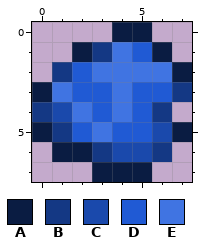
File history of a pixel-art sprite, Items/TileItems/GelatineOreItem.png. Above, as it was before the edit.
The file is 16x16 pixels, drawn in blocks of 2x2; one block is one cell here.
Palette (. is transparent): A #0a1c42  B #143884  C #1a49ac  D #205ad4  E #4074e2
Pixels before, first column x 0:
0 ....AA..
1 ..ABEDA.
2 .BDEEEEA
3 AEDDEDDB
4 BCEDEDB.
5 ABDEDDCA
6 .AABCCB.
7 ...AAA..
The result:
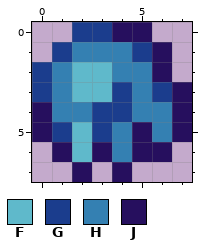
Colours new in this view: F #5fb9cb  G #1b3d8d  H #3480b2  J #260f5e
Diff:
Changed rows in their new state; - is an unchanged pixel.
first column x 0:
0 --GGJJ--
1 -GHHHGJ-
2 GHFFHHJ.
3 GHFFGHGJ
4 JHHGGHHJ
5 JGFGHJHJ
6 -JFJHJJ-
7 --J.J.--
Pixel boxes of the changes (left, top, right, bottom) in both pictures:
changed: (32, 22, 192, 182)
